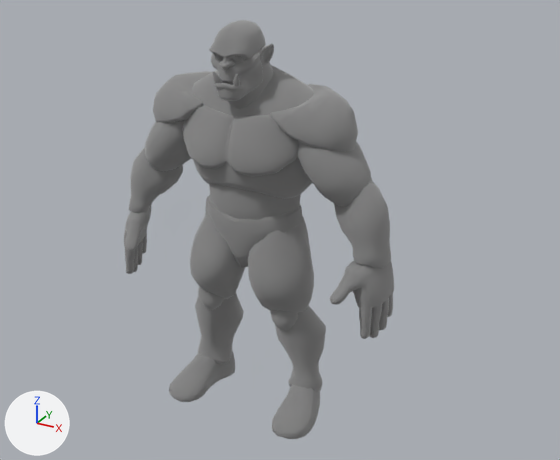
Renders of the FBX model server-file/public/models/characters/ORC_MALE/ORC_MALE.fbx from each side of a commit.
The view is the same before and after, from a camera (50 mm lens) standing at (2.69, -4.56, 3.71) and looking at (0.19, -0.01, 1.43). Arrows for +X, +Y and +Z are at lower left; the lights stay in place.

Before the edit, the objects in view are built like this:
```python
me_orcmale = bpy.data.meshes.new('OrcMale')
me_orcmale.from_pydata(...)  # 6568 vertices, 6544 faces; spans x -1.1..1.1, y -0.51..0.32, z 0.0..2.94
me_orcmale.materials.append(mat_orcmale)  # grey #bcbcbc
ob_orcmale = bpy.data.objects.new('OrcMale', me_orcmale)
ob_orcmale.location = (0.0, 0.0, 0.0)
```
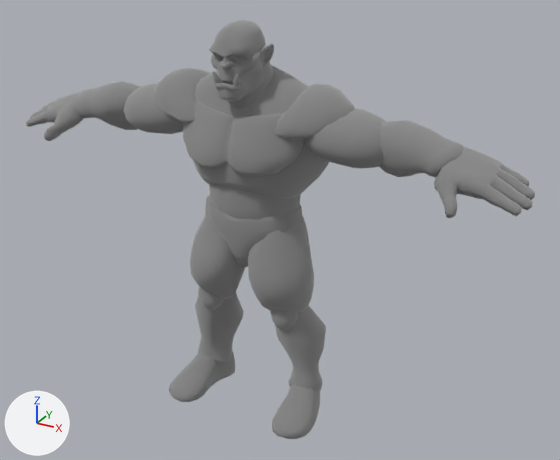
Changed parts and their boxes [x1, y1, x2, y2] in the pictures (560 x 460 px; the box of a moved part takes in the faces that stretch with it):
'OrcMale', reshaped (88% wider)
    before: [124, 20, 394, 439]
    after: [26, 20, 535, 439]
part 1 of me_orcmale, moved or reshaped
    before: [153, 71, 212, 123]
    after: [155, 68, 210, 123]
part 2 of me_orcmale, moved or reshaped
    before: [129, 147, 183, 213]
    after: [75, 81, 141, 130]
part 3 of me_orcmale, moved or reshaped
    before: [124, 206, 151, 274]
    after: [26, 92, 84, 141]
part 4 of me_orcmale, moved or reshaped
    before: [270, 84, 358, 152]
    after: [274, 84, 354, 141]
part 5 of me_orcmale, moved or reshaped
    before: [334, 180, 391, 269]
    after: [379, 120, 464, 178]
part 6 of me_orcmale, moved or reshaped
    before: [330, 260, 394, 339]
    after: [434, 147, 535, 218]
part 7 of me_orcmale, moved or reshaped
    before: [145, 120, 372, 207]
    after: [124, 83, 387, 169]

What changed in the scene script:
```text
Change me_orcmale:
    used by ob_orcmale; location = (0.0, 0.0, 0.0)
    remove me_orcmale.from_pydata(...)  # 6568 vertices, 6544 faces; spans x -1.1..1.1, y -0.51..0.32, z 0.0..2.94
    add me_orcmale.from_pydata(...)  # 6579 vertices, 6560 faces; spans x -1.96..1.96, y -0.51..0.32, z 0.0..2.94
    me_orcmale part 1: the loose piece of 98 vertices spanning x -0.79..-0.26, y -0.33..0.21, z 2.14..2.5 is turned 33.6 degrees about the y axis through its middle, then moved by (0.04, 0.0, 0.03)
    me_orcmale part 2: the loose piece of 210 vertices spanning x -1.07..-0.65, y -0.29..0.08, z 1.36..1.97 is turned 65.3 degrees about the y axis through its middle, then moved by (-0.32, 0.0, 0.53)
    me_orcmale part 3: the loose piece of 576 vertices spanning x -1.1..-0.81, y -0.5..-0.01, z 0.89..1.46 is turned 65.3 degrees about the y axis through its middle, then moved by (-0.71, 0.0, 0.9)
    me_orcmale part 4: the loose piece of 98 vertices spanning x 0.26..0.79, y -0.33..0.21, z 2.14..2.5 is turned -33.6 degrees about the y axis through its middle, then moved by (-0.04, 0.0, 0.03)
    me_orcmale part 5: the loose piece of 210 vertices spanning x 0.65..1.07, y -0.29..0.08, z 1.36..1.97 is turned -65.3 degrees about the y axis through its middle, then moved by (0.32, 0.0, 0.53)
    me_orcmale part 6: the loose piece of 576 vertices spanning x 0.81..1.1, y -0.5..-0.01, z 0.89..1.46 is turned -65.3 degrees about the y axis through its middle, then moved by (0.71, 0.0, 0.9)
    me_orcmale part 7: 361 vertices moved from x -0.9..0.9, y -0.32..0.17, z 1.36..2.33 to x -1.08..1.08, y -0.32..0.17, z 1.36..2.42; 24 vertices removed from x -0.89..0.89, y -0.09..-0.03, z 1.77..1.9; 35 vertices added at x -1.06..1.06, y -0.09..0.11, z 1.34..2.31
```
